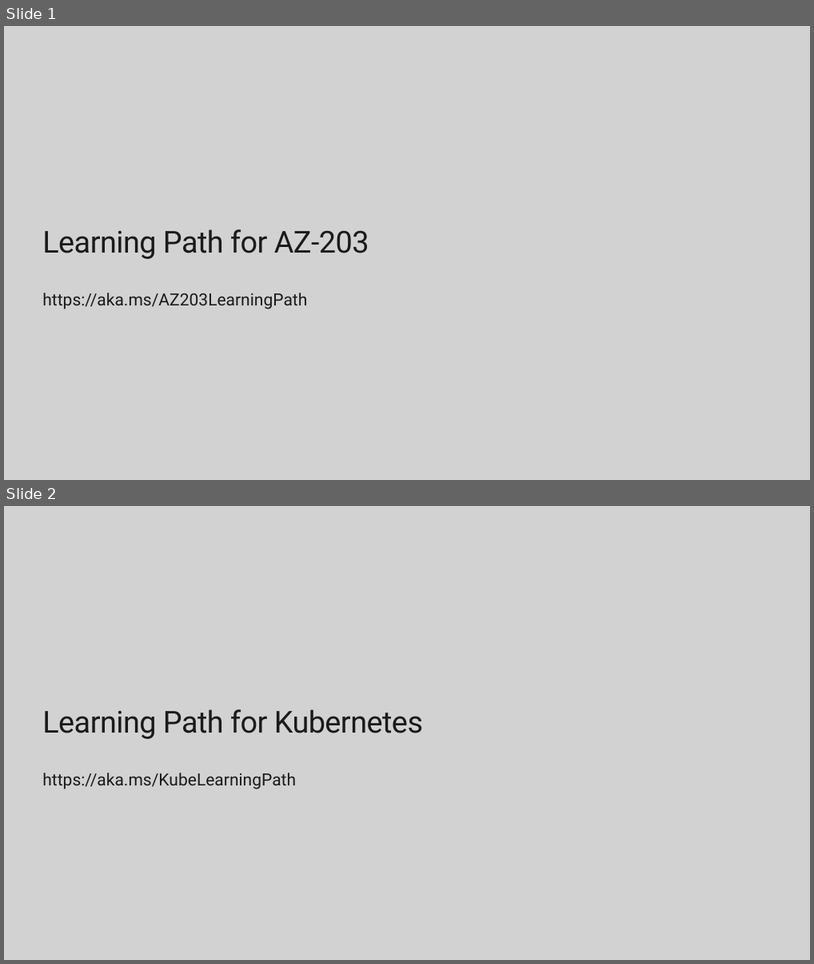
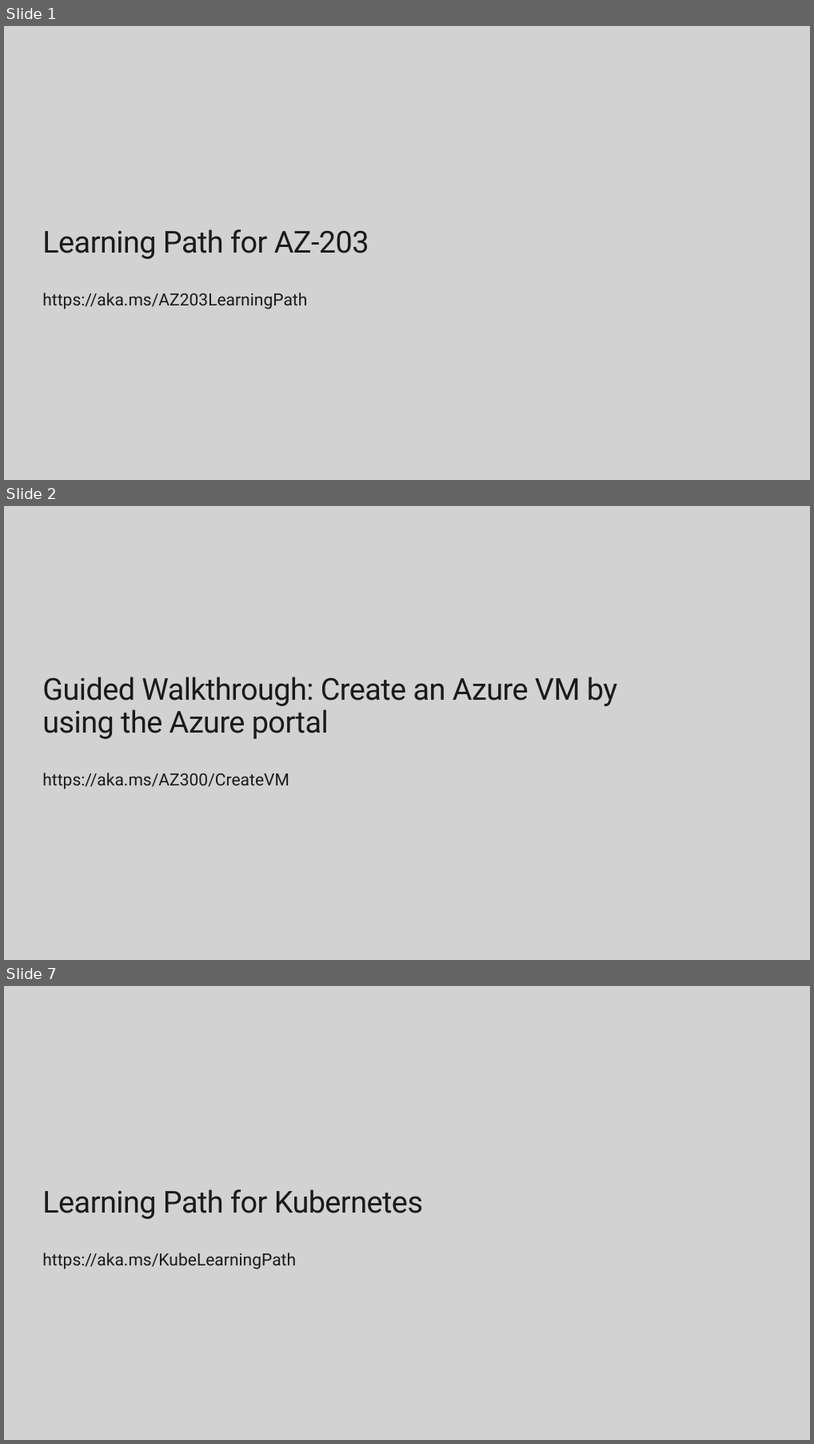
Before and after one commit to ClarkDRC/AZ203Walkthroughs, a slide deck: Guided Walkthrough.pptx. Shown one above the other, each under a label of ours: slides 1 and 2 before the commit, slides 1, 2 and 7 after it; the slides between them are not shown. The pictures are 814x964 and 814x1444 pixels, drawn with LibreOffice and Linux fonts; fonts in the diff are those of the drawing; background and template pictures are left out. Boxes give left, top, right and bottom in pixels: in the first picture for what was removed or moved away, otherwise in the second. Text is boxed around its words. In the diff, an @@ line names an element or a change of style, - is before the commit and + after.

```diff
--- a/Guided Walkthrough.pptx
+++ b/Guided Walkthrough.pptx
@@ slide 2 added at (4,506,810,960), background #D2D2D2 @@
@@ title added at (42,676,618,739), 36 pt, text #1A1A1A @@
+Guided Walkthrough: Create an Azure VM by using the Azure portal
@@ text added at (42,772,289,789), 20 pt, text #1A1A1A @@
+https://aka.ms/AZ300/CreateVM
@@ what was slide 2 is now slide 7 @@
```
Also in this commit, not shown: 7 slides changed, 6 other slides added.
